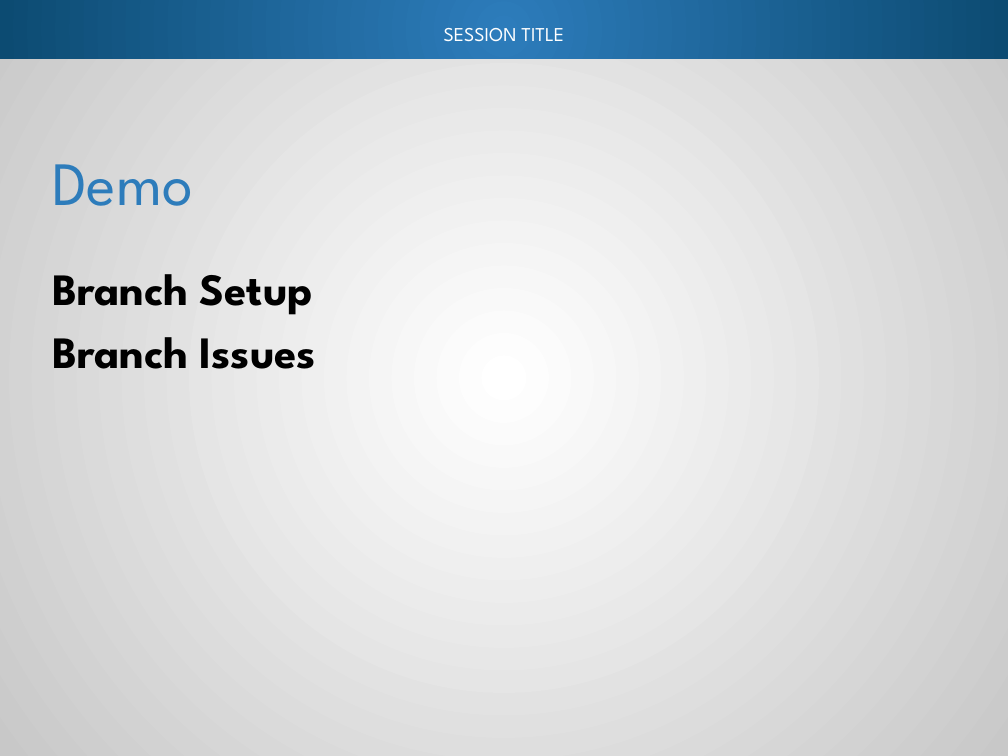
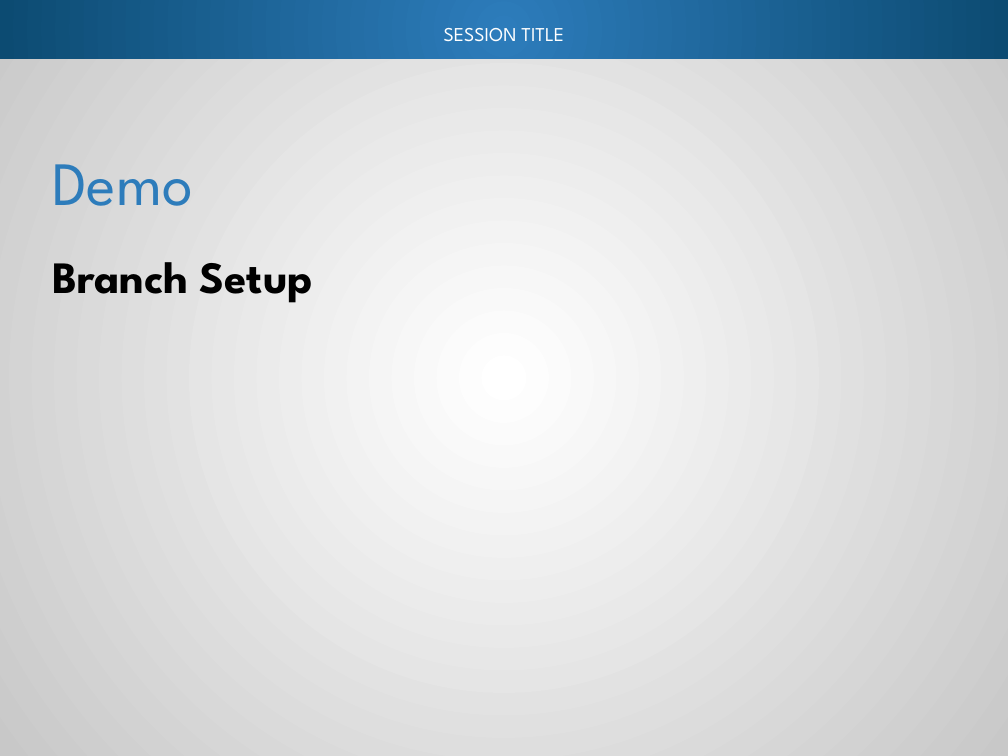
Before and after one commit to way0utwest/Branching-and-Merging-DB-Code, a slide deck: slide 21 of Presentation/BranchMergeDBCode.pptx. Drawn at 1008x756 pixels with LibreOffice and Linux fonts; fonts in the diff are those of the drawing; background and template pictures are left out. Boxes give left, top, right and bottom in pixels: in the first picture for what was removed or moved away, otherwise in the second. Text is boxed around its words. In the diff, an @@ line names an element or a change of style, - is before the commit and + after.

```diff
--- a/Presentation/BranchMergeDBCode.pptx
+++ b/Presentation/BranchMergeDBCode.pptx
@@ text "Branch Setup": place and size @@
-text "Branch Setup" at [52,274,316,369]
+text "Branch Setup" at [52,262,313,303]
@@ text "Branch Setup" at [52,262,313,303]: vertical alignment middle to top @@
@@ text at [52,337,316,369]: paragraph removed @@
-Branch Issues
```
Also in this commit, not shown: 2 other slides changed, 1 other file.
